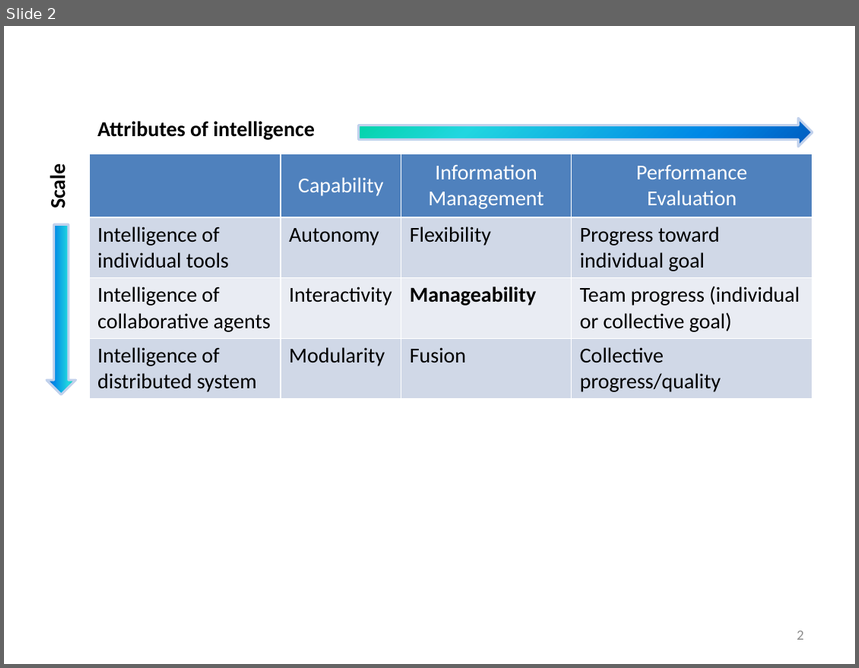
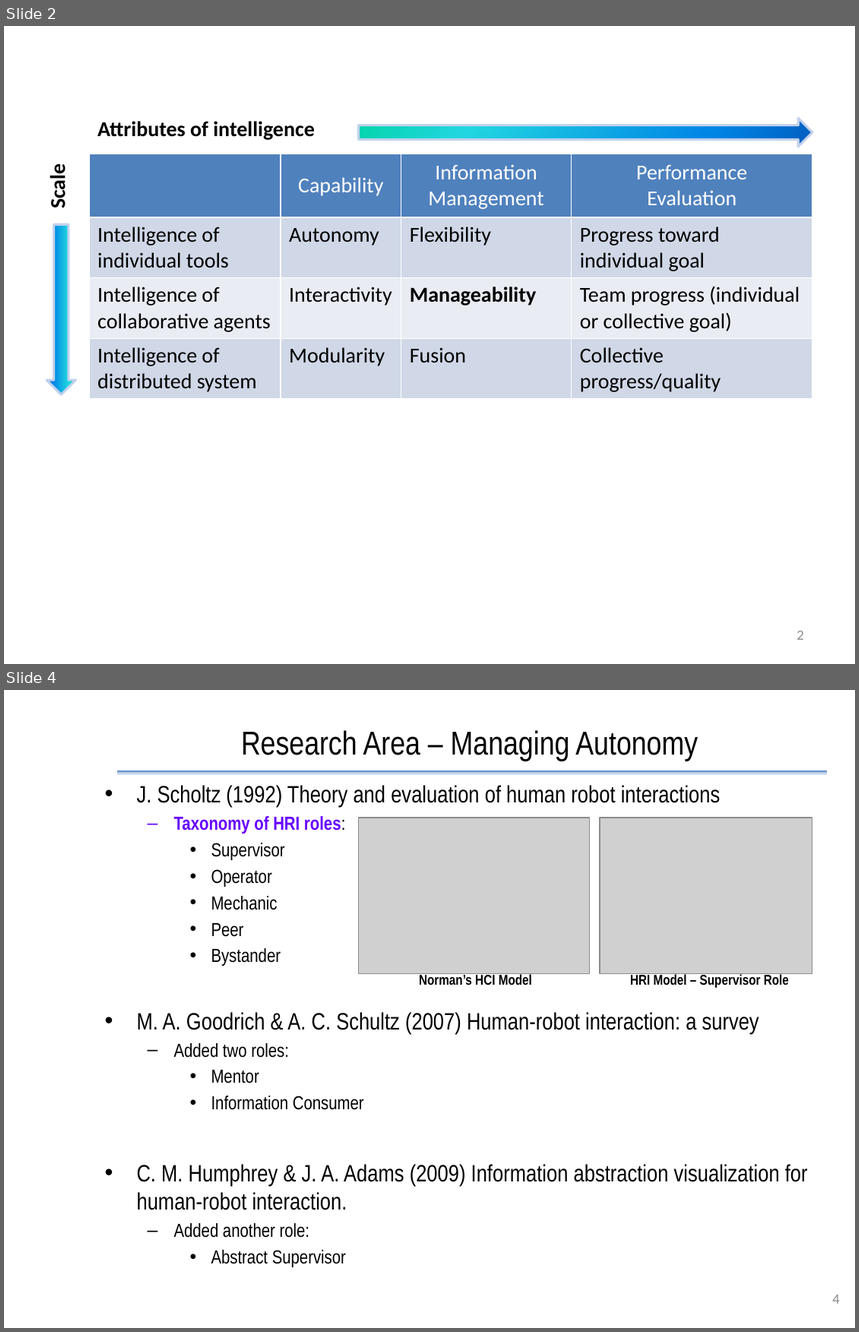
Before and after one commit to Lannyland/Dissertation, a slide deck: Dissertation/stuff/PPT4Images.pptx. Shown one above the other, each under a label of ours: slide 2 before the commit, slides 2 and 4 after it; the slides between them are not shown. The pictures are 859x668 and 859x1332 pixels, drawn with LibreOffice and Linux fonts; fonts in the diff are those of the drawing; grey boxes stand for pictures. Boxes give left, top, right and bottom in pixels: in the first picture for what was removed or moved away, otherwise in the second. Text is boxed around its words. In the diff, an @@ line names an element or a change of style, - is before the commit and + after.

```diff
--- a/Dissertation/stuff/PPT4Images.pptx
+++ b/Dissertation/stuff/PPT4Images.pptx
@@ slide 4 added at (4,690,855,1328), background #FFFFFF @@
@@ title added at (241,730,698,761), 28 pt, text #000000 @@
+Research Area – Managing Autonomy
@@ rectangle added at (117,771,826,775), fill gradient #4F81BD to #C2D1ED to #E1E8F5 @@
@@ text added at (137,785,808,1268), 20 pt, text #000000 @@
+• J. Scholtz (1992) Theory and evaluation of human robot interactions
+  – Taxonomy of HRI roles:
+    • Supervisor
+    • Operator
+    • Mechanic
+    • Peer
+    • Bystander
+• M. A. Goodrich & A. C. Schultz (2007) Human-robot interaction: a survey
+  – Added two roles:
+    • Mentor
+    • Information Consumer
+• C. M. Humphrey & J. A. Adams (2009) Information abstraction visualization for human-robot interaction.
+  – Added another role:
+    • Abstract Supervisor
@@ picture added at (359,818,590,973) @@
@@ picture added at (600,818,813,973) @@
@@ text added at (419,973,532,986), 12 pt, text #000000, bold @@
+Norman’s HCI Model
@@ text added at (630,973,789,988), 12 pt, text #000000, bold @@
+HRI Model – Supervisor Role
@@ page number added at (832,1295,839,1304), 12 pt, text #8C8C8C @@
+4
```
Also in this commit, not shown: 2 other slides added, 21 other files.
